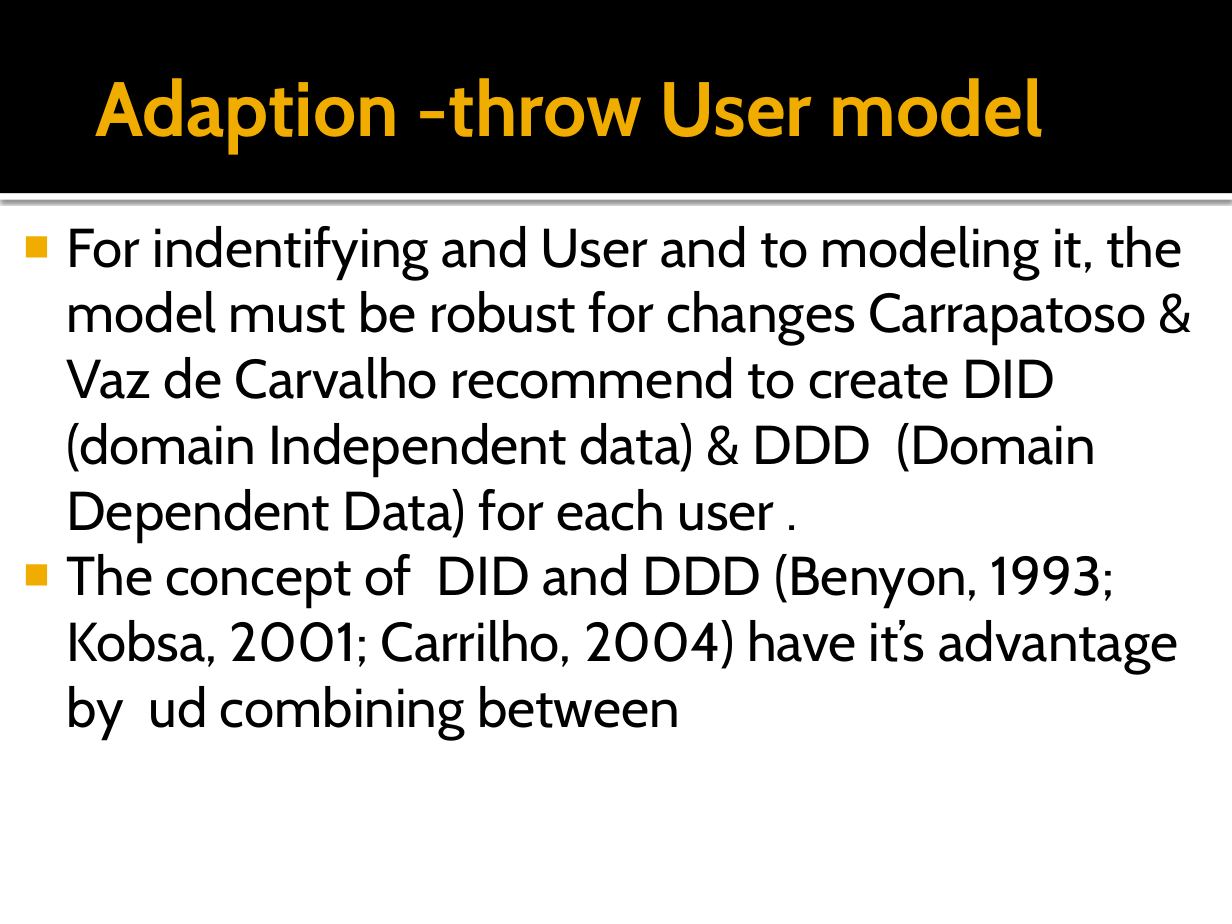
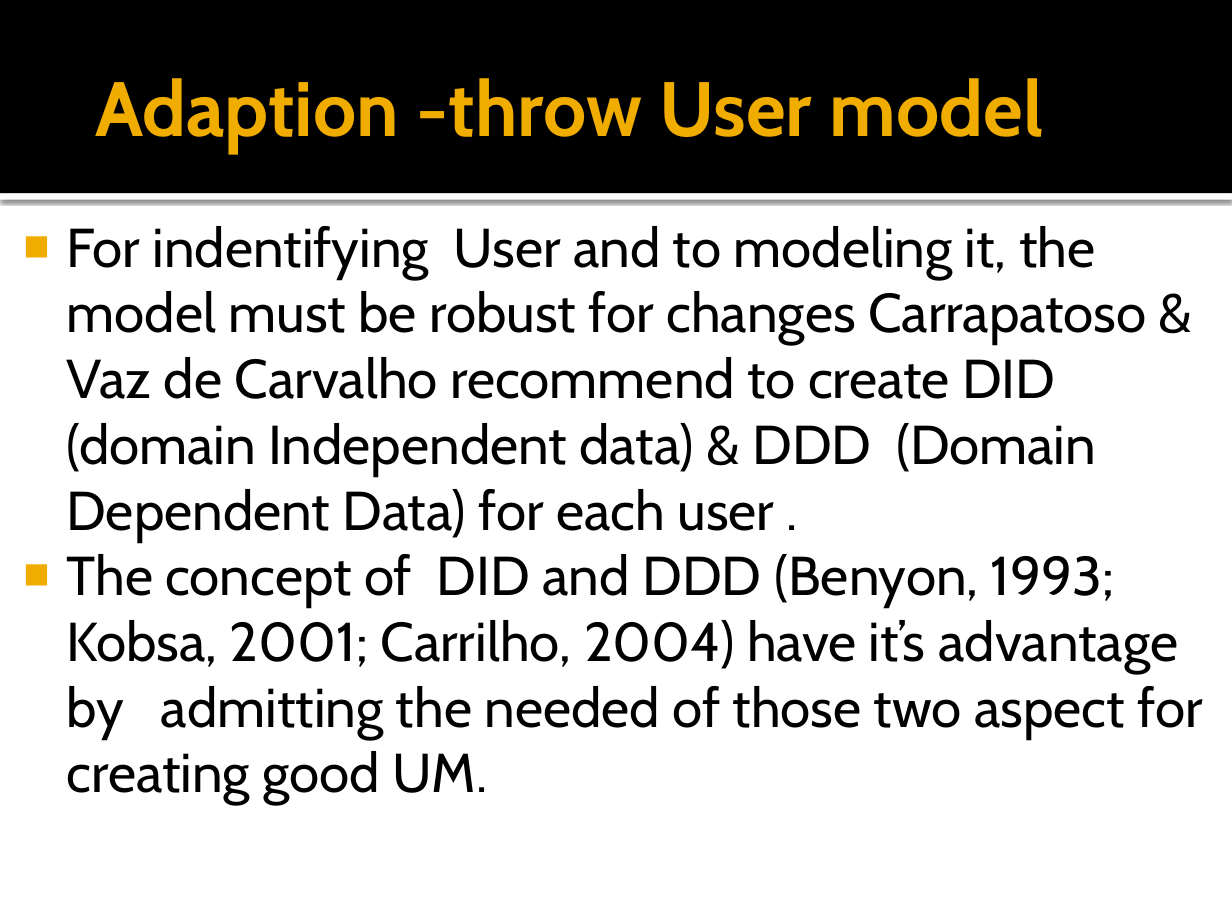
Before and after one commit to ciberuser/school-tools, a slide deck: slide 8 of School/seminar/User modeling full.pptx. Drawn at 1232x924 pixels with LibreOffice and Linux fonts; fonts in the diff are those of the drawing. Boxes give left, top, right and bottom in pixels: in the first picture for what was removed or moved away, otherwise in the second. Text is boxed around its words. In the diff, an @@ line names an element or a change of style, - is before the commit and + after.

Commit message:
finish presentation

```diff
--- a/School/seminar/User modeling full.pptx
+++ b/School/seminar/User modeling full.pptx
@@ text at box(66, 226, 1202, 805): text changed @@
-■ For indentifying and User and to modeling it, the model must be robust for changes Carrapatoso & Vaz de Carvalho recommend to create DID (domain Independent data) & DDD (Domain Dependent Data) for each user .
-■ The concept of DID and DDD (Benyon, 1993; Kobsa, 2001; Carrilho, 2004) have it’s advantage by ud combining between
+■ For indentifying User and to modeling it, the model must be robust for changes Carrapatoso & Vaz de Carvalho recommend to create DID (domain Independent data) & DDD (Domain Dependent Data) for each user .
+■ The concept of DID and DDD (Benyon, 1993; Kobsa, 2001; Carrilho, 2004) have it’s advantage by admitting the needed of those two aspect for creating good UM.
```
Also in this commit, not shown: 2 other slides changed, 7 slides added.
